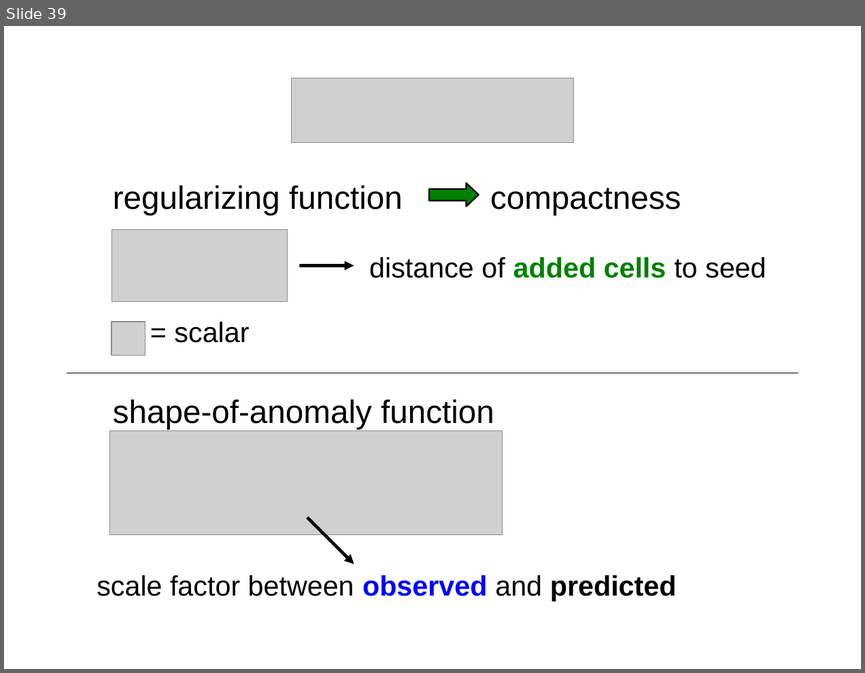
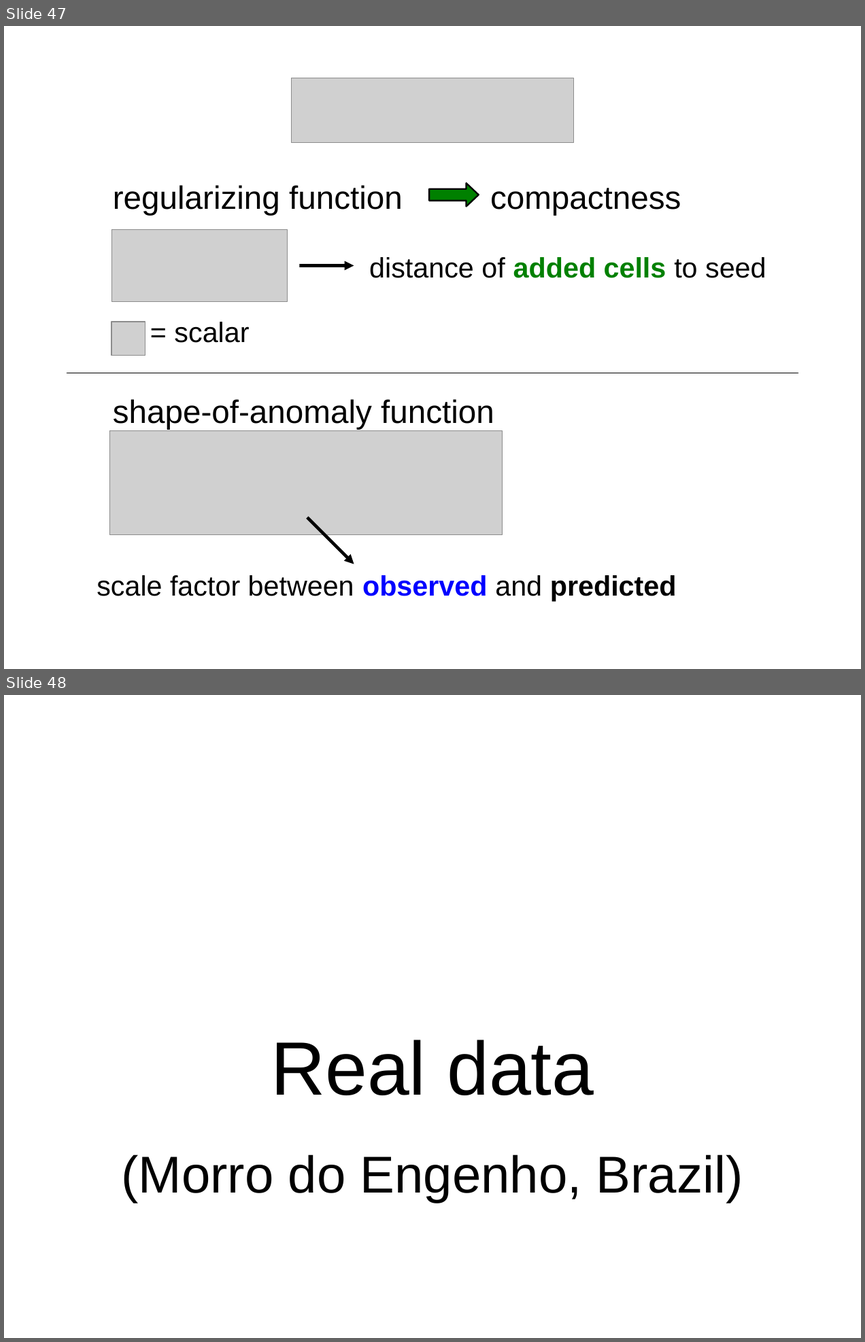
Before and after one commit to leouieda/agu-cancun2013, a slide deck: presentation/uieda_oliveirajr_barbosa.odp. Shown one above the other, each under a label of ours: slide 39 before the commit, slides 47 and 48 after it. The pictures are 865x673 and 865x1342 pixels, drawn with LibreOffice and Linux fonts; fonts in the diff are those of the drawing; grey boxes stand for pictures. Boxes give left, top, right and bottom in pixels: in the first picture for what was removed or moved away, otherwise in the second. Text is boxed around its words. In the diff, an @@ line names an element or a change of style, - is before the commit and + after.

```diff
--- a/presentation/uieda_oliveirajr_barbosa.odp
+++ b/presentation/uieda_oliveirajr_barbosa.odp
@@ slide 48 added at (4,695,861,1338), background #FFFFFF @@
@@ text added at (121,1040,743,1203), 48 pt, text #000000 @@
+Real data
+(Morro do Engenho, Brazil)
@@ what was slide 39 is now slide 47 @@
```
Also in this commit, not shown: 5 slides changed, 30 other slides added, 2 slides removed.
